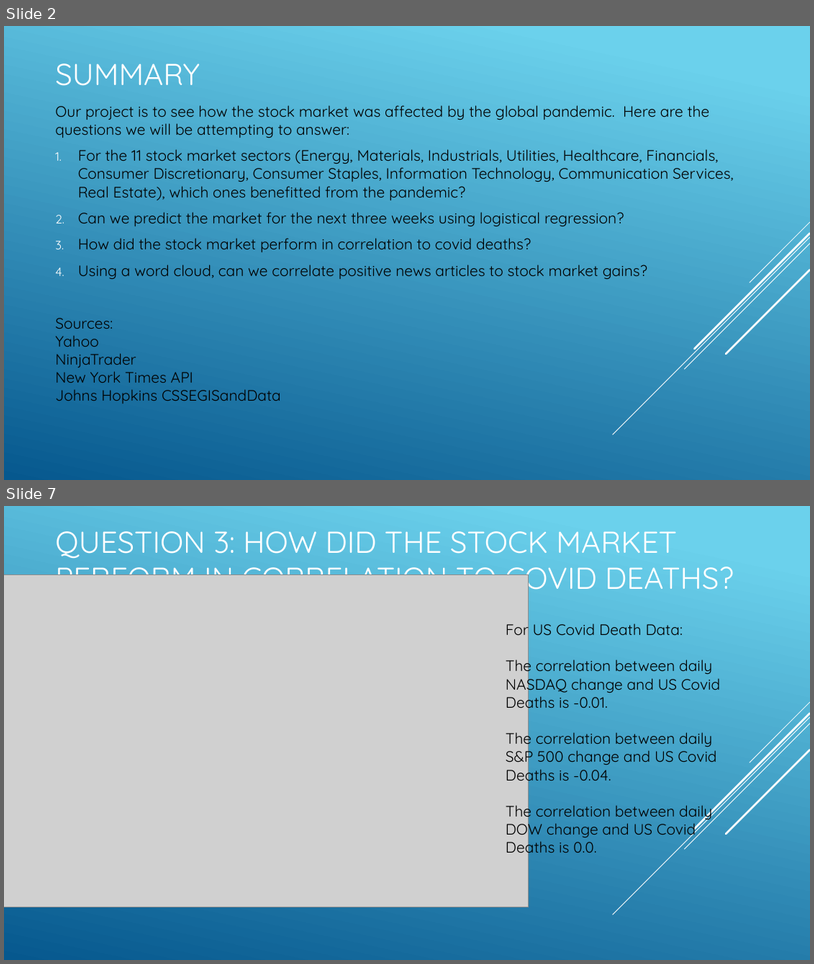
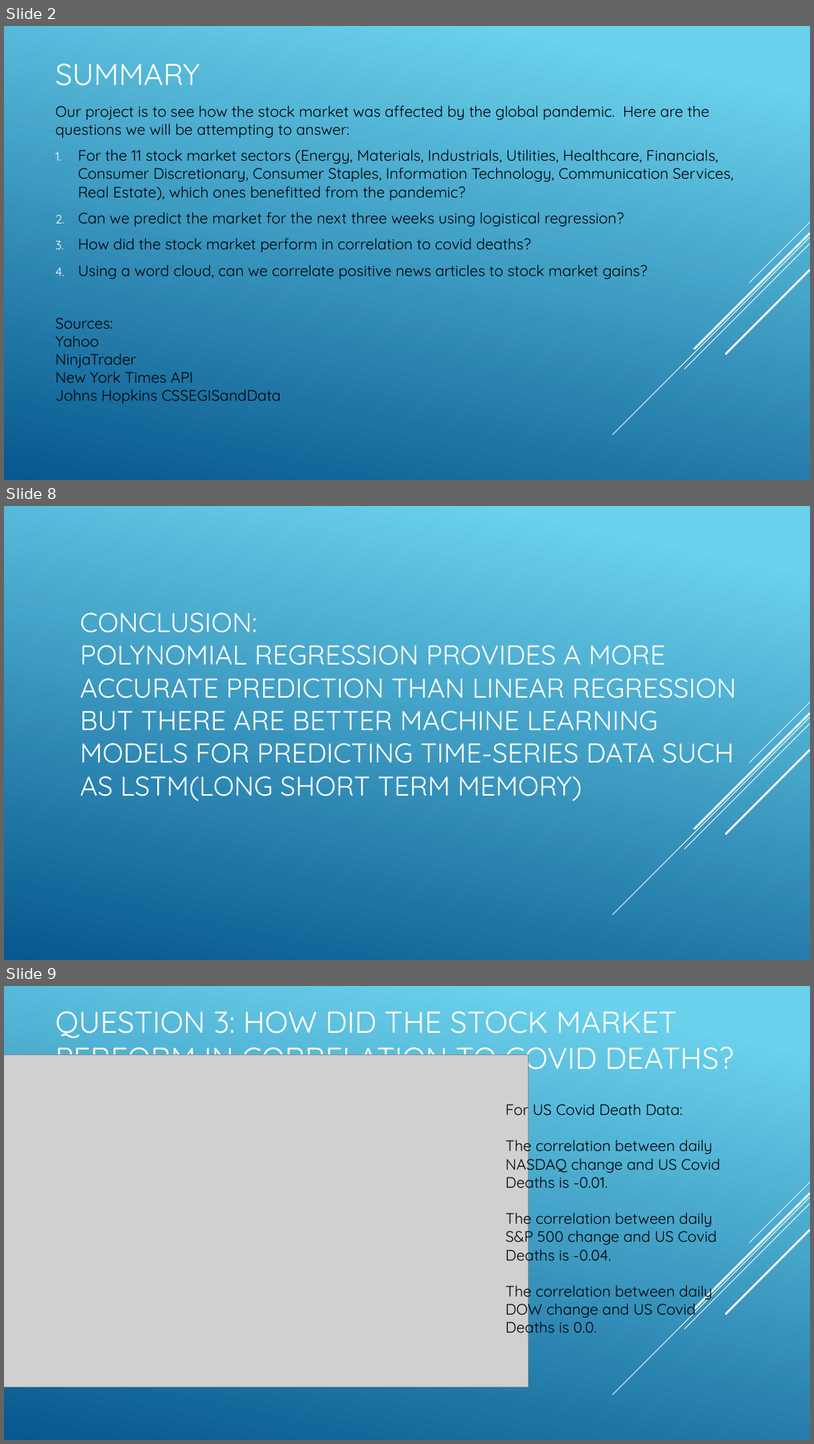
Before and after one commit to Bandelero/Covids-Effect-on-the-Stock-Market, a slide deck: Project1.pptx. Shown one above the other, each under a label of ours: slides 2 and 7 before the commit, slides 2, 8 and 9 after it; the slides between them are not shown. The pictures are 814x964 and 814x1444 pixels, drawn with LibreOffice and Linux fonts; fonts in the diff are those of the drawing; grey boxes stand for pictures. Boxes give left, top, right and bottom in pixels: in the first picture for what was removed or moved away, otherwise in the second. Text is boxed around its words. In the diff, an @@ line names an element or a change of style, - is before the commit and + after.

```diff
--- a/Project1.pptx
+++ b/Project1.pptx
@@ slide 8 added at (x1=4, y1=506, x2=810, y2=960), background gradient #6ED2EB to #06588E; not listed: 5 template elements that a slide beside it also shows @@
@@ title added at (x1=80, y1=613, x2=736, y2=800), 32.4 pt, text #FFFFFF @@
+CONCLUSION:
+POLYNOMIAL REGRESSION PROVIDES A MORE ACCURATE PREDICTION THAN LINEAR REGRESSION BUT THERE ARE BETTER MACHINE LEARNING MODELS FOR PREDICTING TIME-SERIES DATA SUCH AS LSTM(LONG SHORT TERM MEMORY)
@@ what was slide 7 is now slide 9 @@
```
Also in this commit, not shown: 3 slides changed, 2 other slides added, 1 slide removed.
